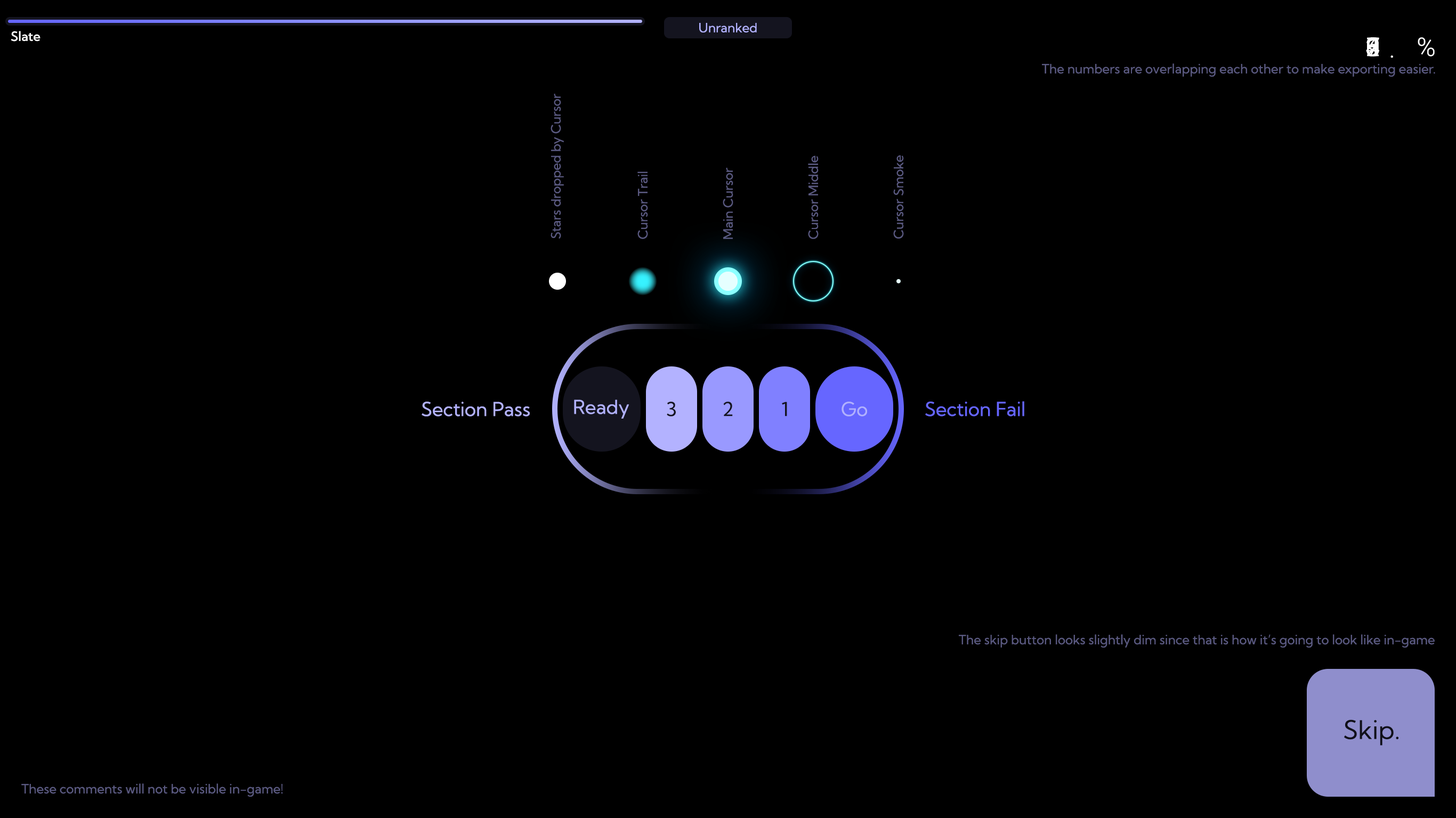
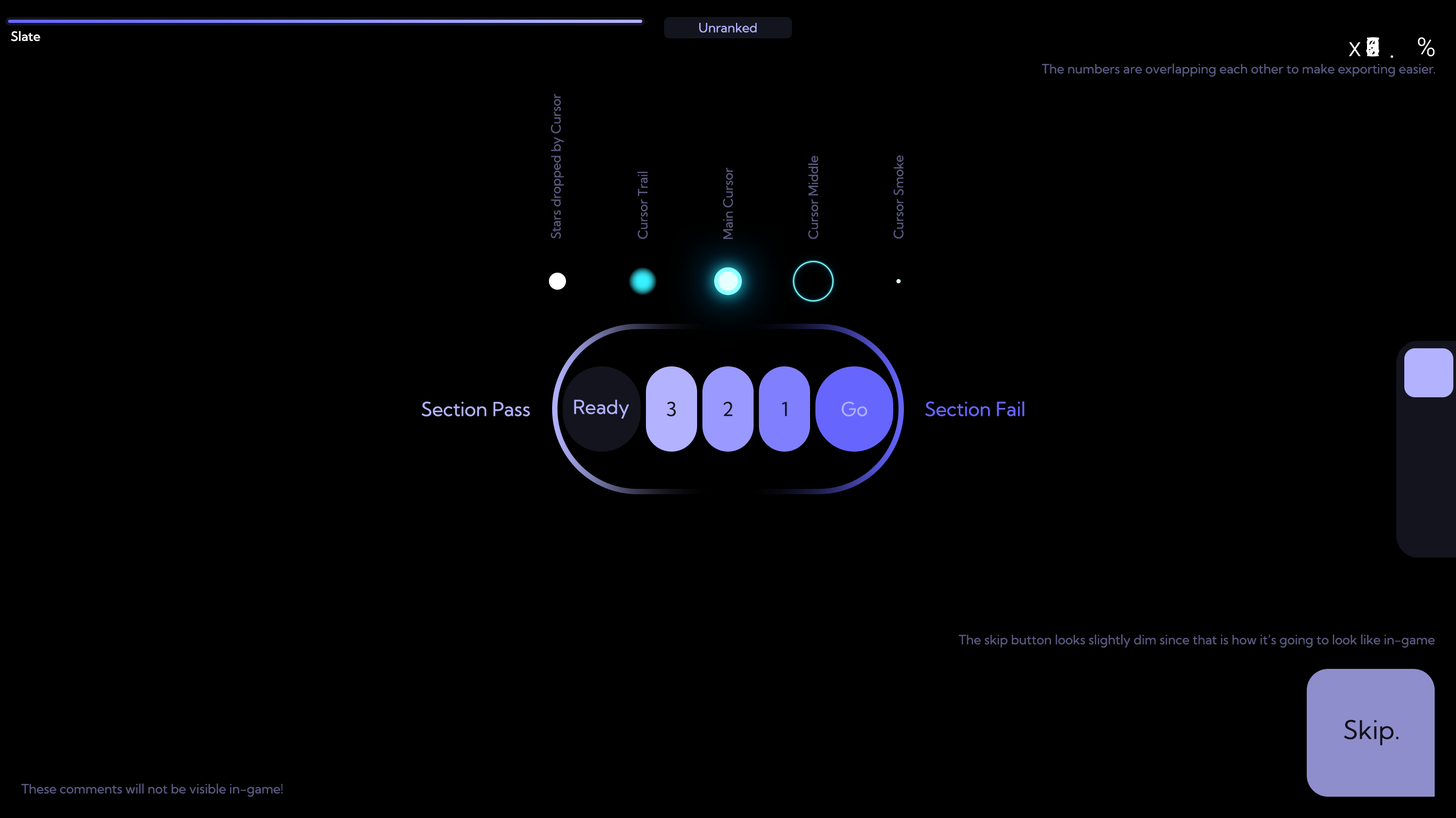
Two versions of the same layered image (1456x818). Layer-by-layer changes:
added layer "main-x@2x" in group "Main Numbers" over [1348, 42, 1361, 57]
painted on "cursorMiddle@2x" over [823, 263, 829, 299]
added group "Input Overlay" with 3 layers above "Background" over [1396, 341, 1456, 558]
added group "inputoverlay-key@2x" with 1 layers in group "Input Overlay" over [1404, 348, 1454, 398]
added layer "Rectangle 4" in group "inputoverlay-key@2x" over [1404, 348, 1454, 398]
added layer "Open Input Overlay Master Template" in group "Input Overlay" over [1396, 341, 1456, 558]
